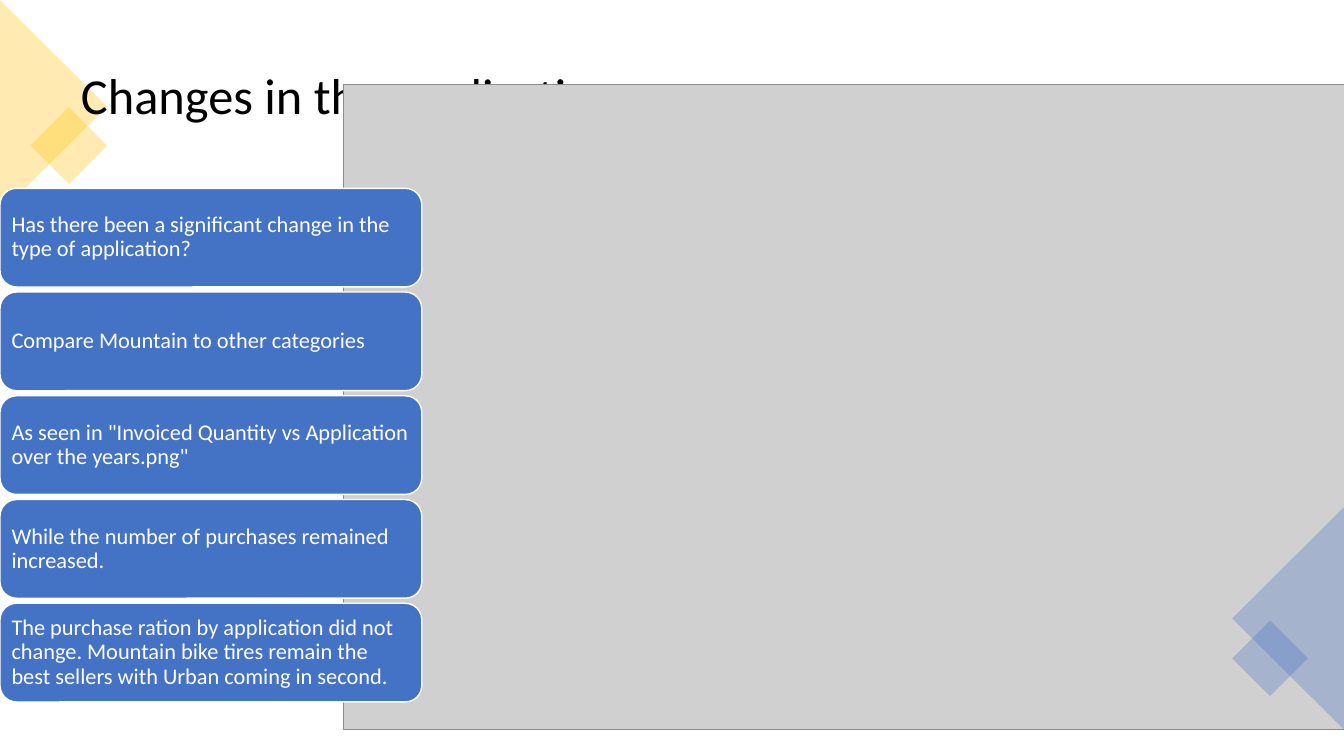
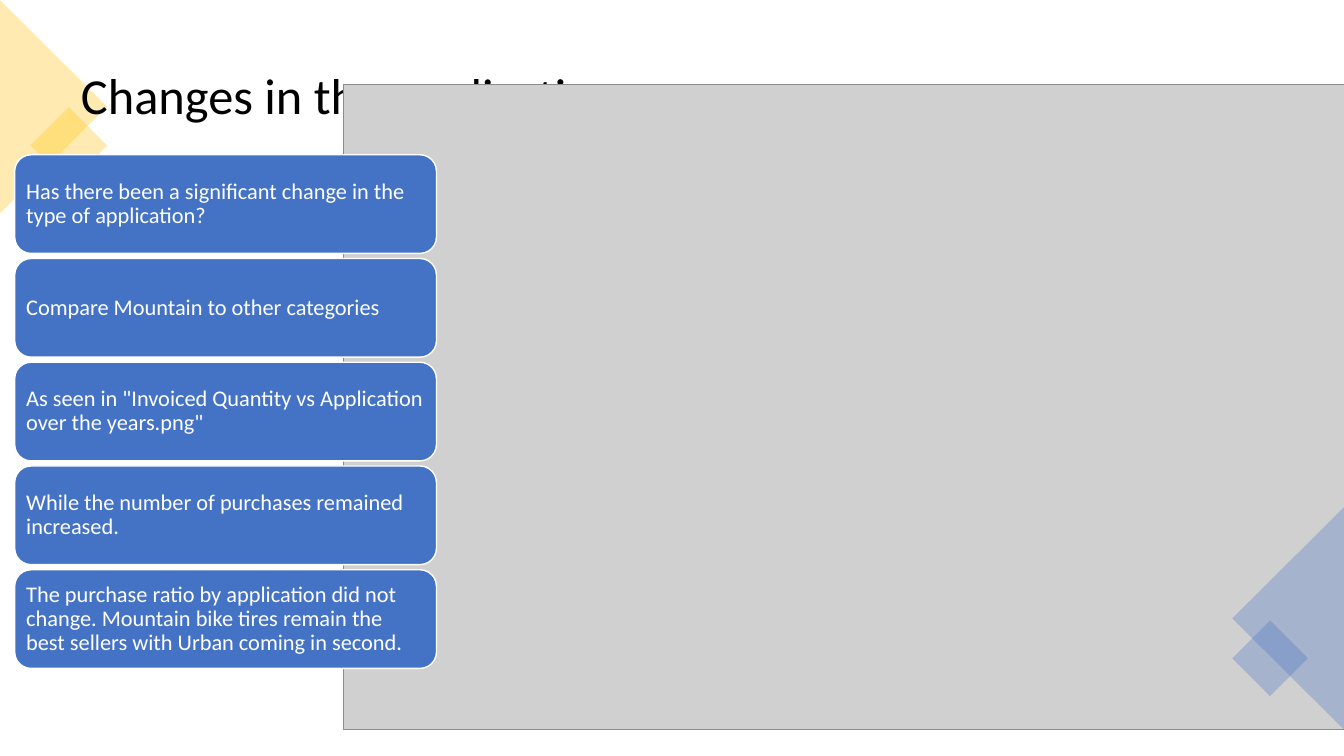
Before and after one commit to 2Delta/GT-Coding-Boot-Camp_Project-1, a slide deck: slide 8 of Project_power_point.pptx. Drawn at 1344x756 pixels with LibreOffice and Linux fonts; fonts in the diff are those of the drawing; grey boxes stand for pictures. Boxes give left, top, right and bottom in pixels: in the first picture for what was removed or moved away, otherwise in the second. Text is boxed around its words. In the diff, an @@ line names an element or a change of style, - is before the commit and + after.

```diff
--- a/Project_power_point.pptx
+++ b/Project_power_point.pptx
@@ 5 rounded rectangles, 4 texts: place and size @@
-5 rounded rectangles, 4 texts at <box>0,189,421,703</box>
+5 rounded rectangles, 4 texts at <box>15,155,437,668</box>
@@ text at <box>26,586,402,654</box>: text changed @@
-The purchase ration by application did not change. Mountain bike tires remain the best sellers with Urban coming in second.
+The purchase ratio by application did not change. Mountain bike tires remain the best sellers with Urban coming in second.
```
Also in this commit, not shown: 2 other slides changed, 4 slides added, 2 slides removed.
